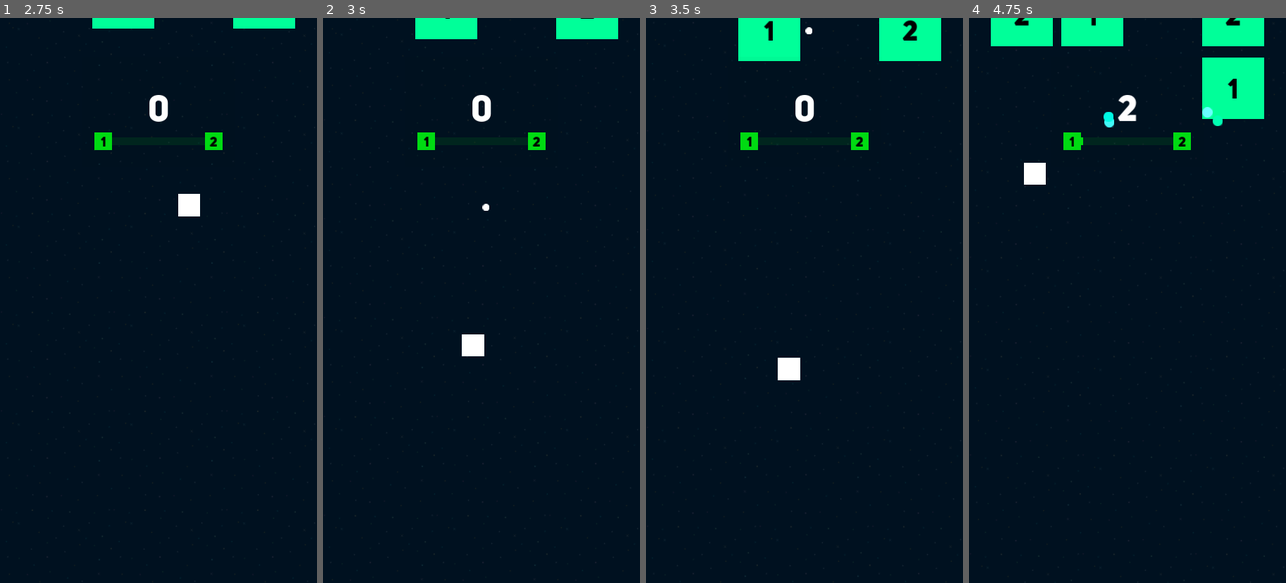
Above: before the commit, frames 1-4 (left to right).
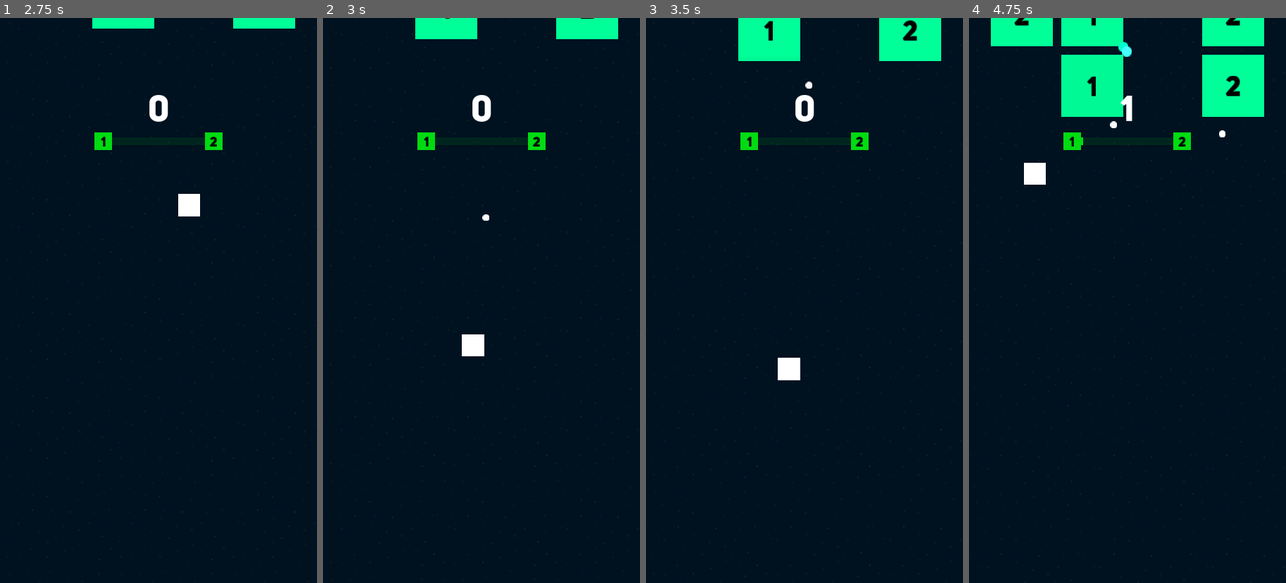
Above: after the commit, the same moments.

Repository: Ragehive/rogue-blocks
Game: Godot game, scene res://Scenes/splashscreen/SplashScreen.tscn
The game is run twice, just before and just after one commit, with the same random seed, the same clock (stepped at 60 frames per second) and the same inputs.
Inputs (mouse positions are in pixels of both pictures, inside the frame that each line leads up to):
- Up to frame 1 (2.75 s): move the mouse to (228, 272) at 0.52 s; press the mouse at (228, 272) at 0.53 s; tap Enter at 1.25 s; move the mouse to (95, 328) at 1.27 s; release the mouse at (95, 328) at 1.28 s; click (95, 328) at 1.35 s; tap Space at 2 s; move the mouse to (190, 176) at 2.02 s; press the mouse at (190, 176) at 2.03 s
- Up to frame 2 (3 s): move the mouse to (465, 413) at 2.77 s; release the mouse at (465, 413) at 2.78 s; click (465, 413) at 2.85 s
- Up to frame 3 (3.5 s): no input
- Up to frame 4 (4.75 s): move the mouse to (1222, 385) at 3.52 s; press the mouse at (1222, 385) at 3.53 s; move the mouse to (1032, 215) at 4.27 s; release the mouse at (1032, 215) at 4.28 s; click (1032, 215) at 4.35 s

Frame 1 is identical in both runs. In frame 2, less than 0.1% of the frame differs, in the area x 50-53%, y 32-36%; in frame 3, less than 0.1%; in frame 4, 2.8%, in the area x 29-94%, y 4-22%.

Commit message:
added levelup difficulty

Diff:
--- a/Scenes/Components/bullet/Bullet.gd
+++ b/Scenes/Components/bullet/Bullet.gd
@@ -1,19 +1,30 @@
 extends KinematicBody2D
+var dead = false
 
-var speed = Vector2(0, -800)
-var damage = 1
-var critical_damage_randomness = 10
-var dead = false
+#FEATURES
+var features = {
+	"damage": 1,
+	"speed": 600,
+	"critical_damage_rand": 10
+}
 
 #NODES
 onready var hit_particle_scene = preload("res://Scenes/Components/HitParticle/HitParticle.tscn")
 
 func _ready():
 	randomize()
+	add_upgrades()
+	print(features)
+	pass
+
+func add_upgrades():
+	features.damage += int(Global.upgrades.damage)
+	features.speed += int(Global.upgrades.speed)
+	features.critical_damage_rand -= int(Global.upgrades.critical_damage)
 	pass
 
 func _physics_process(delta):
-	move_and_collide(speed * delta)
+	move_and_collide(Vector2(0, -features.speed) * delta)
 
 func instance_hit_particle():
 	var object = hit_particle_scene.instance()
@@ -22,12 +33,12 @@
 	pass
 
 func add_damage():
-	return round(damage + add_critical_damage())
+	return round(features.damage + add_critical_damage())
 	pass
 
 func add_critical_damage():
 	var critical_damage = 0
-	var rand = randi()%critical_damage_randomness
+	var rand = randi()%features.critical_damage_rand
 	if (rand == 0): critical_damage = rand_range(0, critical_damage)
 	return critical_damage
 
--- a/Scenes/Game.gd
+++ b/Scenes/Game.gd
@@ -1,6 +1,7 @@
 extends Node2D
 
 onready var player_scene = preload("res://Scenes/player/Player.tscn")
+onready var level_up_menu = $GUI/BottomBar/LevelUpMenu
 
 func _ready():
 	instance_player()
@@ -12,6 +13,4 @@
 	var player = player_scene.instance()
 	player.position = Vector2(pos.x/2, pos.y - (pos.y/4))
 	add_child(player)
-
-
 	pass
--- a/Scenes/Game.tscn
+++ b/Scenes/Game.tscn
@@ -6,6 +6,7 @@
 [ext_resource path="res://Assets/Fonts/Uni Sans Heavy.otf" type="DynamicFontData" id=4]
 [ext_resource path="res://Scripts/Highscore.gd" type="Script" id=5]
 [ext_resource path="res://Scripts/LevelUpBar.gd" type="Script" id=6]
+[ext_resource path="res://Scenes/menus/levelup/LevelUpMenu.tscn" type="PackedScene" id=7]
 
 [sub_resource type="DynamicFont" id=1]
 size = 82
@@ -124,3 +125,14 @@
 text = "2"
 align = 1
 valign = 1
+
+[node name="BottomBar" type="Control" parent="GUI"]
+anchor_left = 0.5
+anchor_top = 1.0
+anchor_right = 0.5
+anchor_bottom = 1.0
+margin_left = -1.0
+margin_top = -2.0
+margin_right = 1.0
+
+[node name="LevelUpMenu" parent="GUI/BottomBar" instance=ExtResource( 7 )]
--- a/Scenes/block/Block.gd
+++ b/Scenes/block/Block.gd
@@ -58,12 +58,19 @@
 		_trauma()
 	pass
 
+func check_level_up():
+	if Global.score >= Global.next_score:
+		Global.emit_signal("level_up")
+	pass
+
 func take_damage(damage):
 	health = max(health - damage, 0)
 	update_healh_label()
 	add_trauma(0.8)
+
 	if health <= 0:
 		queue_free()
 		Global.score += max_health
+		check_level_up()
 #	add_label_particle(damage)
 	pass
--- /dev/null
+++ b/Scenes/menus/levelup/LevelUpMenu.gd
@@ -0,0 +1,74 @@
+extends Node2D
+
+onready var tween = $Tween
+
+var offset = 500
+var can_press = false
+
+onready var delayTimer = $DelayTimer
+onready var panel_label_1 = $HBoxContainer/Panel/Label
+onready var panel_label_2 = $HBoxContainer/Panel2/Label
+onready var panel_label_3 = $HBoxContainer/Panel3/Label
+
+func _ready():
+	Global.connect("level_up", self, "level_up")
+	pass
+
+func level_up():
+	delayTimer.start()
+	pass
+
+func start():
+	can_press = true
+	tween.start()
+	tween.interpolate_property(self, "global_position:y", global_position.y, global_position.y - offset, 0.5, Tween.TRANS_EXPO, Tween.EASE_OUT)
+
+	get_tree().paused = true
+	pass
+
+func end(text):
+	can_press = false
+	tween.start()
+	tween.interpolate_property(self, "global_position:y", global_position.y, global_position.y + offset, 0.5, Tween.TRANS_EXPO, Tween.EASE_IN)
+
+	yield(tween, "tween_completed")
+	get_tree().paused = false
+	can_press = true
+	level_up_score()
+	Global.emit_signal("update_display")
+	Global.insert_upgrades(convert_text_to_enum(text))
+	Global.emit_signal("level_up_player", convert_text_to_enum(text))
+	pass
+
+func level_up_score():
+	var score = Global.next_score
+	Global.next_score = Global.score + round(score * 0.8)
+	Global.level += 1
+	Global.next_level += 1
+	pass
+
+func convert_text_to_enum(_text):
+	return _text.capitalize().replace(" ", "_").to_upper()
+	pass
+
+func _on_Panel_gui_input(event):
+	if event is InputEventMouseButton and event.pressed:
+		end(panel_label_1.text)
+	pass # Replace with function body.
+
+
+func _on_Panel2_gui_input(event):
+	if event is InputEventMouseButton and event.pressed:
+		end(panel_label_2.text)
+	pass # Replace with function body.
+
+
+func _on_Panel3_gui_input(event):
+	if event is InputEventMouseButton and event.pressed:
+		end(panel_label_3.text)
+	pass # Replace with function body.
+
+
+func _on_DelayTimer_timeout():
+	start()
+	pass # Replace with function body.
--- /dev/null
+++ b/Scenes/menus/levelup/LevelUpMenu.tscn
@@ -0,0 +1,85 @@
+[gd_scene load_steps=5 format=2]
+
+[ext_resource path="res://Scenes/menus/levelup/LevelUpMenu.gd" type="Script" id=1]
+[ext_resource path="res://Assets/Fonts/Uni Sans Heavy.otf" type="DynamicFontData" id=2]
+
+[sub_resource type="StyleBoxFlat" id=1]
+bg_color = Color( 0, 0, 0, 0.117647 )
+
+[sub_resource type="DynamicFont" id=2]
+size = 18
+use_mipmaps = true
+use_filter = true
+font_data = ExtResource( 2 )
+
+[node name="LevelUpMenu" type="Node2D"]
+pause_mode = 2
+script = ExtResource( 1 )
+
+[node name="HBoxContainer" type="HBoxContainer" parent="."]
+anchor_left = 0.5
+anchor_right = 0.5
+margin_left = -320.0
+margin_top = 10.0
+margin_right = 320.0
+margin_bottom = 410.0
+rect_min_size = Vector2( 450, 200 )
+custom_constants/separation = 20
+
+[node name="Panel" type="Panel" parent="HBoxContainer"]
+margin_right = 200.0
+margin_bottom = 350.0
+rect_min_size = Vector2( 200, 350 )
+custom_styles/panel = SubResource( 1 )
+
+[node name="Label" type="Label" parent="HBoxContainer/Panel"]
+anchor_right = 1.0
+anchor_bottom = 1.0
+custom_fonts/font = SubResource( 2 )
+text = "Increase bullet damage"
+align = 1
+valign = 1
+autowrap = true
+
+[node name="Panel2" type="Panel" parent="HBoxContainer"]
+margin_left = 220.0
+margin_right = 420.0
+margin_bottom = 350.0
+rect_min_size = Vector2( 200, 350 )
+custom_styles/panel = SubResource( 1 )
+
+[node name="Label" type="Label" parent="HBoxContainer/Panel2"]
+anchor_right = 1.0
+anchor_bottom = 1.0
+custom_fonts/font = SubResource( 2 )
+text = "Increase bullet speed"
+align = 1
+valign = 1
+autowrap = true
+
+[node name="Panel3" type="Panel" parent="HBoxContainer"]
+margin_left = 440.0
+margin_right = 640.0
+margin_bottom = 350.0
+rect_min_size = Vector2( 200, 350 )
+custom_styles/panel = SubResource( 1 )
+
+[node name="Label" type="Label" parent="HBoxContainer/Panel3"]
+anchor_right = 1.0
+anchor_bottom = 1.0
+custom_fonts/font = SubResource( 2 )
+text = "Increase critical damage"
+align = 1
+valign = 1
+autowrap = true
+
+[node name="Tween" type="Tween" parent="."]
+
+[node name="DelayTimer" type="Timer" parent="."]
+wait_time = 0.08
+one_shot = true
+
+[connection signal="gui_input" from="HBoxContainer/Panel" to="." method="_on_Panel_gui_input"]
+[connection signal="gui_input" from="HBoxContainer/Panel2" to="." method="_on_Panel2_gui_input"]
+[connection signal="gui_input" from="HBoxContainer/Panel3" to="." method="_on_Panel3_gui_input"]
+[connection signal="timeout" from="DelayTimer" to="." method="_on_DelayTimer_timeout"]
--- a/Scenes/player/Player.gd
+++ b/Scenes/player/Player.gd
@@ -31,6 +31,7 @@
 
 func _ready():
 	intro_animation()
+	Global.connect("level_up_player", self, "add_upgrades")
 	pass
 
 func intro_animation():
@@ -84,6 +85,13 @@
 	get_parent().add_child(bullet)
 	pass
 
+func add_upgrades(level_up_type):
+	print(level_up_type, "evel up")
+	match (level_up_type):
+		"INCREASE_BULLET_SPEED":
+			shootTimer.wait_time = clamp(shootTimer.wait_time - 0.075, 0.05, 0.8)
+			print(shootTimer.wait_time, 'asd')
+	pass
 func _on_ShootRate_timeout():
 	shoot_bullet()
 	pass # Replace with function body.
--- a/Scenes/spawner/block/BlockSpawner.gd
+++ b/Scenes/spawner/block/BlockSpawner.gd
@@ -4,11 +4,13 @@
 onready var positions = $positions
 onready var spawn_timer = $SpawnTimer
 onready var diff_timer = $DifficulyTimer
+onready var block_speed_timer = $BlockSpeedTimer
 
 onready var block_amount = 2
 var positionArr = []
 
 var health_diff = 0
+var reduce_block_speed = 0
 
 func _ready():
 	randomize()
@@ -22,6 +24,7 @@
 func start():
 	spawn_timer.start()
 	diff_timer.start()
+	block_speed_timer.start()
 	spawn_blocks(rand_range(0,4))
 	pass
 
@@ -43,7 +46,8 @@
 
 		var block = block_scene.instance()
 		block.position = pos
-		block.health = block.health + health_diff
+		block.health = block.health + int(health_diff)
+		block.speed -= reduce_block_speed
 		add_child(block)
 		arr.remove(get_index)
 	pass
@@ -56,5 +60,14 @@
 
 
 func _on_DifficulyTimer_timeout():
-	health_diff += 2
+	health_diff += 1.25
 	pass # Replace with function body.
+
+
+func _on_BlockSpeedTimer_timeout():
+	if spawn_timer.wait_time >= 2.2:
+		block_speed_timer.stop()
+		return
+	spawn_timer.wait_time += 0.2
+	reduce_block_speed += 10
+	pass # Replace with function body.
--- a/Scenes/spawner/block/BlockSpawner.tscn
+++ b/Scenes/spawner/block/BlockSpawner.tscn
@@ -19,7 +19,11 @@
 wait_time = 1.6
 
 [node name="DifficulyTimer" type="Timer" parent="."]
-wait_time = 6.4
+wait_time = 10.0
+
+[node name="BlockSpeedTimer" type="Timer" parent="."]
+wait_time = 40.0
 
 [connection signal="timeout" from="SpawnTimer" to="." method="_on_SpawnTimer_timeout"]
 [connection signal="timeout" from="DifficulyTimer" to="." method="_on_DifficulyTimer_timeout"]
+[connection signal="timeout" from="BlockSpeedTimer" to="." method="_on_BlockSpeedTimer_timeout"]
--- a/Scripts/Global.gd
+++ b/Scripts/Global.gd
@@ -1,5 +1,53 @@
 extends Node
 
 var score = 0
+var next_score = 10
+var high_score = 0
+var level = 1
+var next_level = 2
+
+var is_levelling_up = false
+
+signal level_up
+signal update_display
+signal level_up_player(level_up_type)
+
+#LEVEL UP OPTIONS
+const level_up = {
+	"INCREASE_BULLET_DAMAGE": {
+		"damage": 0.85,
+		"speed": 0.0,
+		"critical_damage": 0.0
+	},
+	"INCREASE_BULLET_SPEED": {
+		"damage": 0.0,
+		"speed": 0.0,
+		"critical_damage": 0.0
+	},
+	"INCREASE_CRITICAL_DAMAGE": {
+		"damage": 0.0,
+		"speed": 0.0,
+		"critical_damage": 1.0
+	},
+}
+
+#UPGRADES
+const upgrades = {
+	"damage": 0.0,
+	"speed": 0.0,
+	"critical_damage": 0.0
+}
+
 func _ready():
+	reset_upgrades()
 	pass
+
+func reset_upgrades():
+	for i in upgrades: upgrades[i] = 0
+
+func insert_upgrades(text):
+	var upgrade = level_up[text]
+	upgrades.damage += upgrade.damage
+	upgrades.speed += upgrade.speed
+	upgrades.critical_damage += upgrades.critical_damage
+	print("uprgades", upgrades)
--- a/Scripts/LevelUpBar.gd
+++ b/Scripts/LevelUpBar.gd
@@ -1,9 +1,20 @@
 extends ProgressBar
 
+onready var first_level_label = $ColorRect/Label
+onready var second_level_label = $ColorRect2/Label
 
 func _ready():
+	update_display()
+	Global.connect('update_display', self, "update_display")
 	pass
 
 func _process(delta):
 	value = Global.score
 	pass
+
+func update_display():
+	min_value = Global.score
+	max_value = Global.next_score
+	first_level_label.text = str(Global.level)
+	second_level_label.text = str(Global.next_level)
+	pass
Not shown: 1 places in Scenes/Game.tscn that only renumber resources
